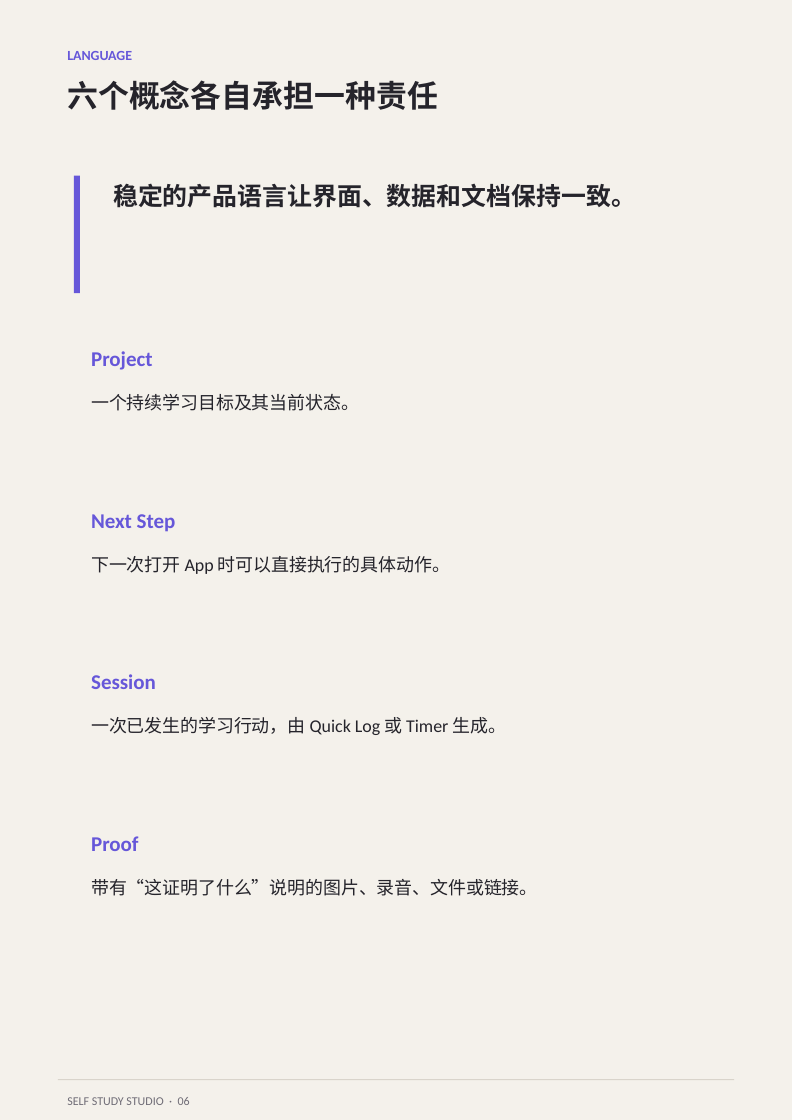
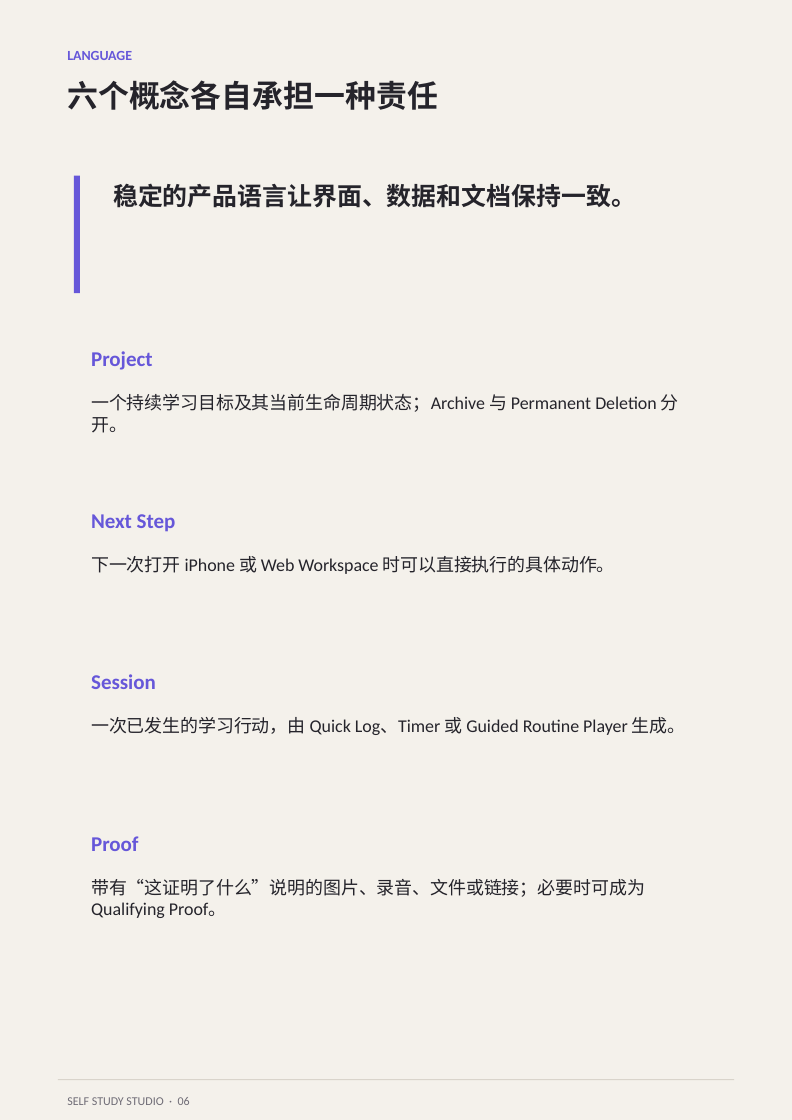
Before and after one commit to Panhe-C/self-study-studio, a slide deck: slide 6 of docs/product-guide/self-study-studio-product-guide-a4.pptx. Drawn at 792x1120 pixels with LibreOffice and Linux fonts; fonts in the diff are those of the drawing. Boxes give left, top, right and bottom in pixels: in the first picture for what was removed or moved away, otherwise in the second. Text is boxed around its words. In the diff, an @@ line names an element or a change of style, - is before the commit and + after.

Commit message:
docs(product): refresh cross-surface guide materials

```diff
--- a/docs/product-guide/self-study-studio-product-guide-a4.pptx
+++ b/docs/product-guide/self-study-studio-product-guide-a4.pptx
@@ text at box(91, 394, 679, 433): text changed @@
-一个持续学习目标及其当前状态。
+一个持续学习目标及其当前生命周期状态；Archive 与 Permanent Deletion 分开。
@@ text at box(91, 556, 615, 574): text changed @@
-下一次打开 App 时可以直接执行的具体动作。
+下一次打开 iPhone 或 Web Workspace 时可以直接执行的具体动作。
@@ text at box(91, 717, 686, 735): text changed @@
-一次已发生的学习行动，由 Quick Log 或 Timer 生成。
+一次已发生的学习行动，由 Quick Log、Timer 或 Guided Routine Player 生成。
@@ text at box(91, 879, 645, 918): text changed @@
-带有“这证明了什么”说明的图片、录音、文件或链接。
+带有“这证明了什么”说明的图片、录音、文件或链接；必要时可成为 Qualifying Proof。
```
Also in this commit, not shown: 15 other slides changed, 40 other files.
